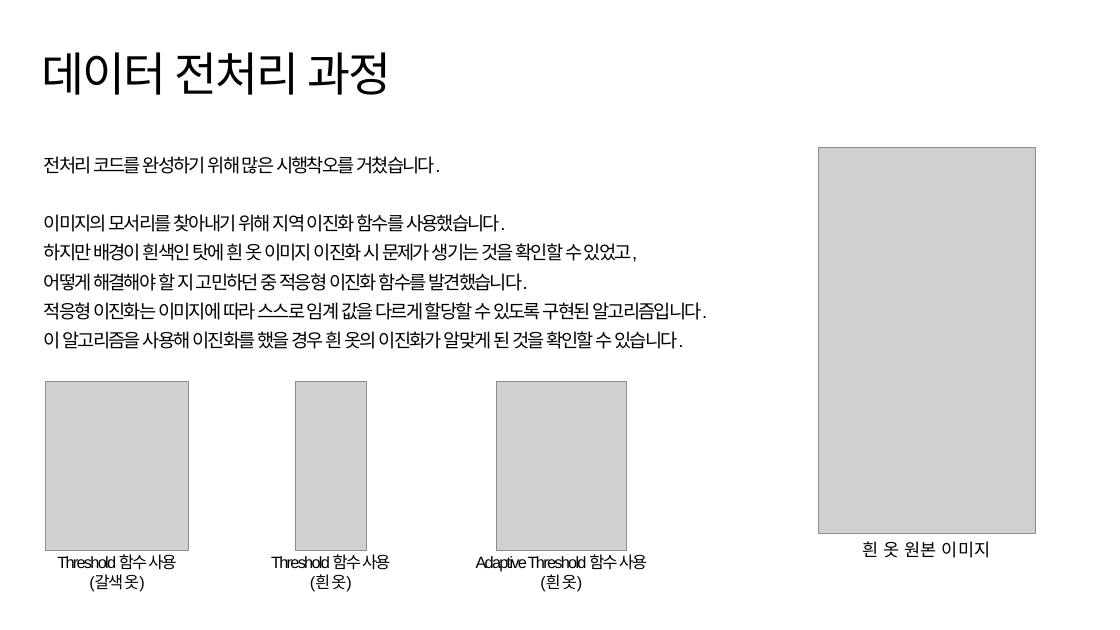
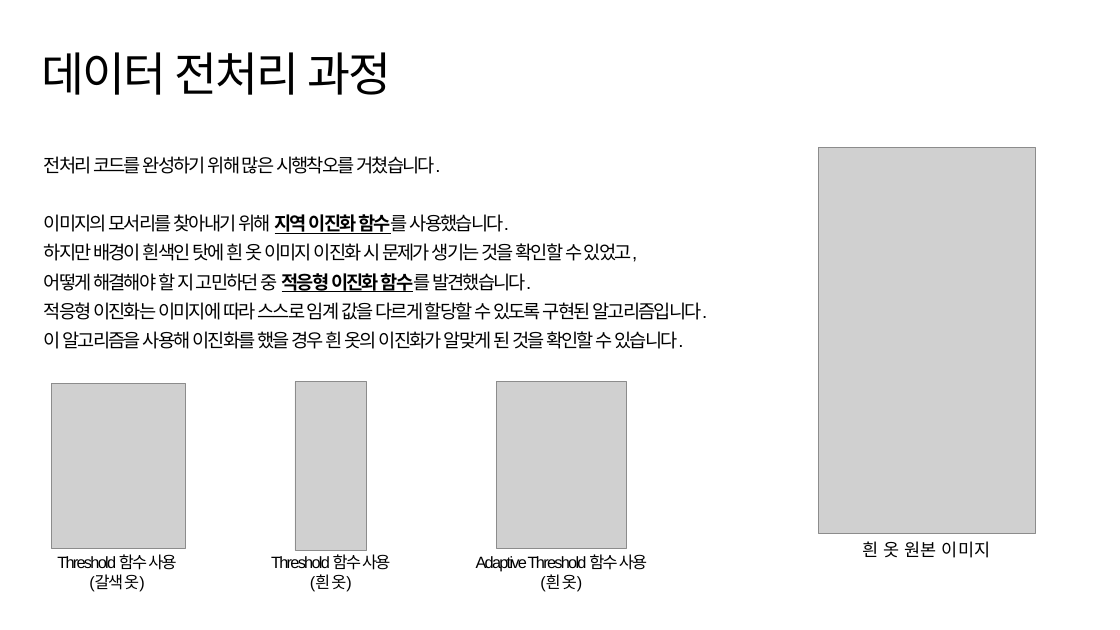
Before and after one commit to suk-6/22-dcc, a slide deck: slide 6 of 춘식이 발표자료.pptx. Drawn at 1120x630 pixels with LibreOffice and Linux fonts; fonts in the diff are those of the drawing; grey boxes stand for pictures; background and template pictures are left out. Boxes give left, top, right and bottom in pixels: in the first picture for what was removed or moved away, otherwise in the second. Text is boxed around its words. In the diff, an @@ line names an element or a change of style, - is before the commit and + after.

```diff
--- a/춘식이 발표자료.pptx
+++ b/춘식이 발표자료.pptx
@@ text at [44,214,531,292]: bold on, underline on in "지역 이진화 함수를", "적응형 이진화 함수를" @@
@@ picture: place and size @@
-picture at [46,382,189,551]
+picture at [51,384,185,549]
```
Also in this commit, not shown: 6 other slides changed.
